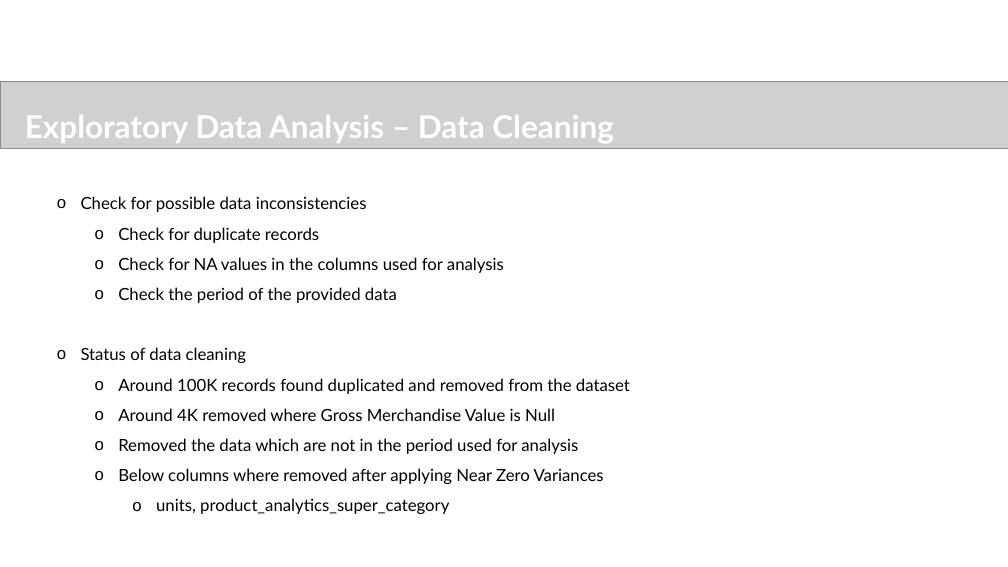
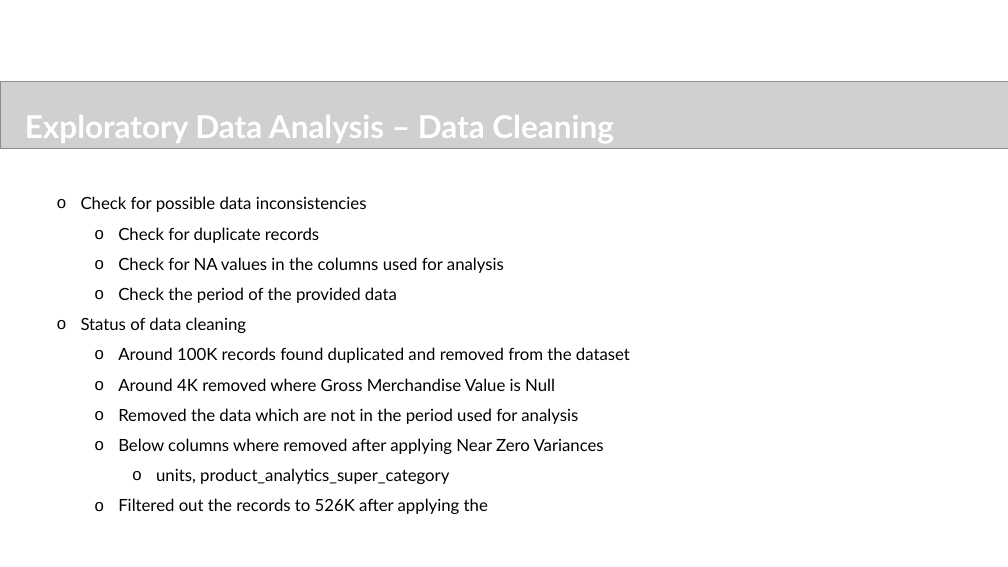
Before and after one commit to sureshballa/data-science-projects, a slide deck: slide 8 of Capstone Project/Ecommerce_Capstone_Project.pptx (slide 9 before the commit). Drawn at 1008x567 pixels with LibreOffice and Linux fonts; fonts in the diff are those of the drawing; grey boxes stand for pictures; background and template pictures are left out. Boxes give left, top, right and bottom in pixels: in the first picture for what was removed or moved away, otherwise in the second. Text is boxed around its words. In the diff, an @@ line names an element or a change of style, - is before the commit and + after.

```diff
--- a/Capstone Project/Ecommerce_Capstone_Project.pptx
+++ b/Capstone Project/Ecommerce_Capstone_Project.pptx
@@ text at (118, 498, 488, 514): paragraph added @@
+    o Filtered out the records to 526K after applying the
```
Also in this commit, not shown: 9 other slides changed, 6 slides added, 2 slides removed.
